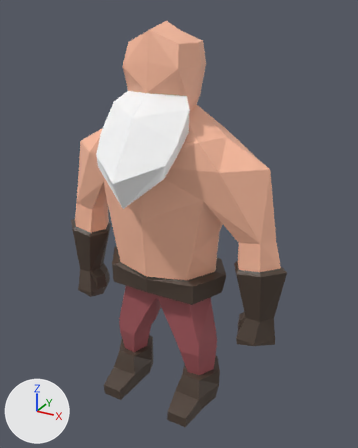
An edit to the COLLADA model Animations/WarriorIdle.dae, drawn before and after from the same camera.
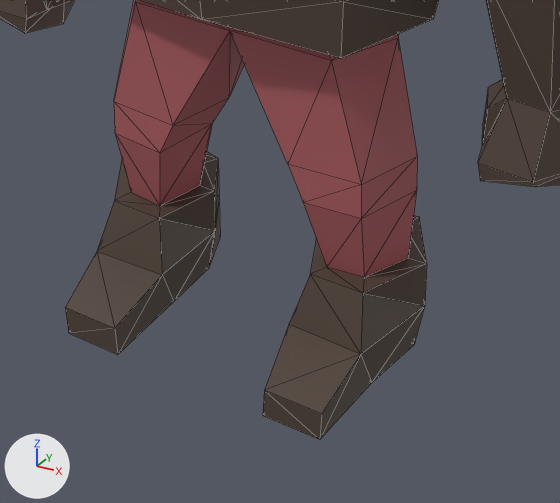
Each version is shown whole from a 50 mm lens placed at (5.21, -8.86, 9.0), pointed at (0.39, -0.09, 4.62), then close up on the part from 23% to 73% of the width and 64% to 100% of the height. Lighting does not change. The marker at lower left points along +X, +Y and +Z. The close-ups show mesh edges as thin lines.
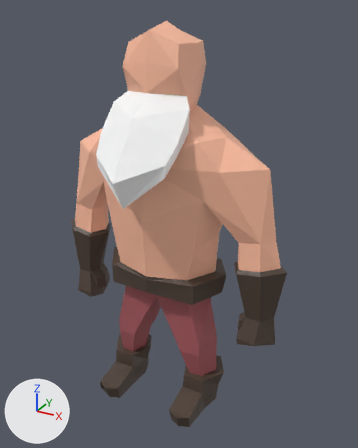
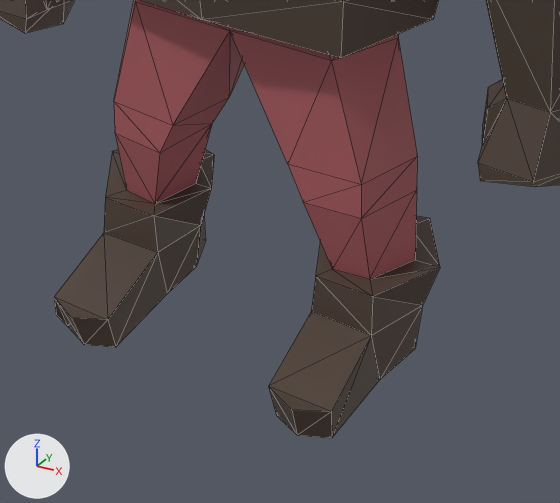
Boxes (x1, y1, x2, y2) around the edits, measured in the close-ups (560 x 503 px; the box of a moved part takes in the faces that stretch with it):
'Cube_000', reshaped
    before: (0, 0, 560, 440)
    after: (0, 0, 560, 438)
part 1 of me_cube_000, moved or reshaped
    before: (65, 124, 427, 440)
    after: (54, 124, 440, 438)

Diff of the bpy script that builds the scene:
```diff
--- a/Animations/WarriorIdle.dae.py
+++ b/Animations/WarriorIdle.dae.py
@@ me_cube_000 @@
 # used by ob_cube_000; location = (0.0, 0.0, 0.0)
-me_cube_000.from_pydata(...)  # 298 vertices, 593 faces; spans x -2.86..2.84, y -1.89..1.01, z 0.01..8.74
+me_cube_000.from_pydata(...)  # 304 vertices, 602 faces; spans x -2.86..2.84, y -1.89..1.01, z -0.01..8.74
+# me_cube_000 part 1
+# 10 vertices are removed from x -1.18..1.17, y -1.16..0.32, z 0.01..0.87
+# 35 faces are deleted
+# 45 vertices move from x -1.45..1.43, y -1.16..0.57, z 0.01..0.87 to x -1.56..1.54, y -1.08..0.6, z -0.01..0.87
+# 16 vertices are added at x -1.28..1.25, y -1.3..0.33, z -0.01..0.87
+# 44 new faces join them
 me_cube_000.materials.append(mat_vertex_colours)
```
